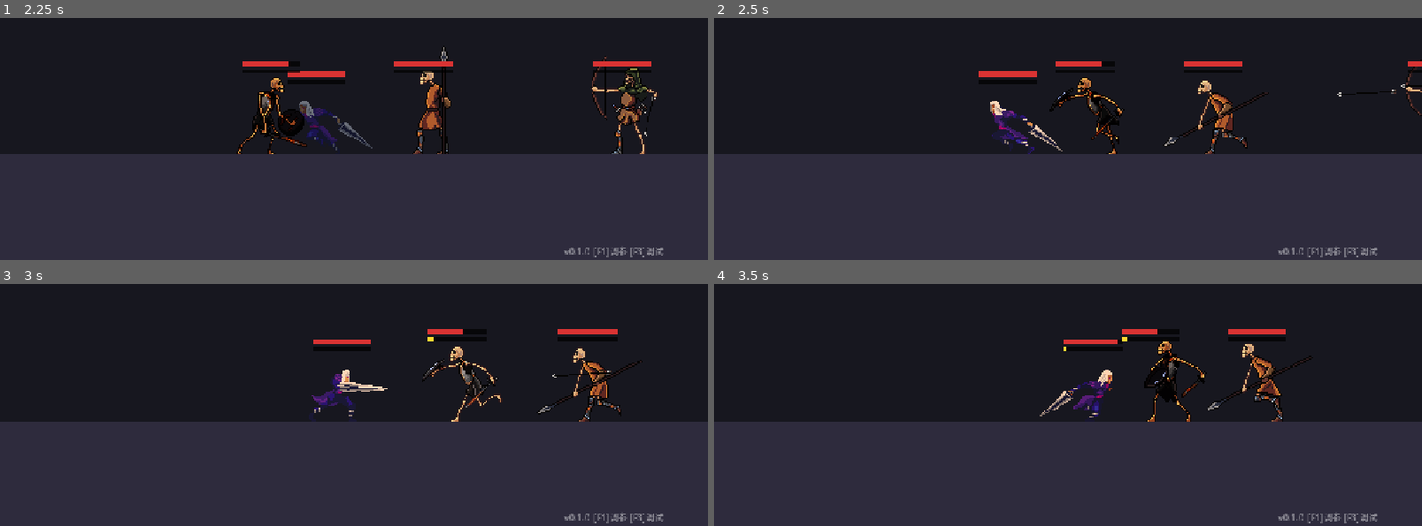
Above: before the commit, frames 1-4 (two rows, left to right).
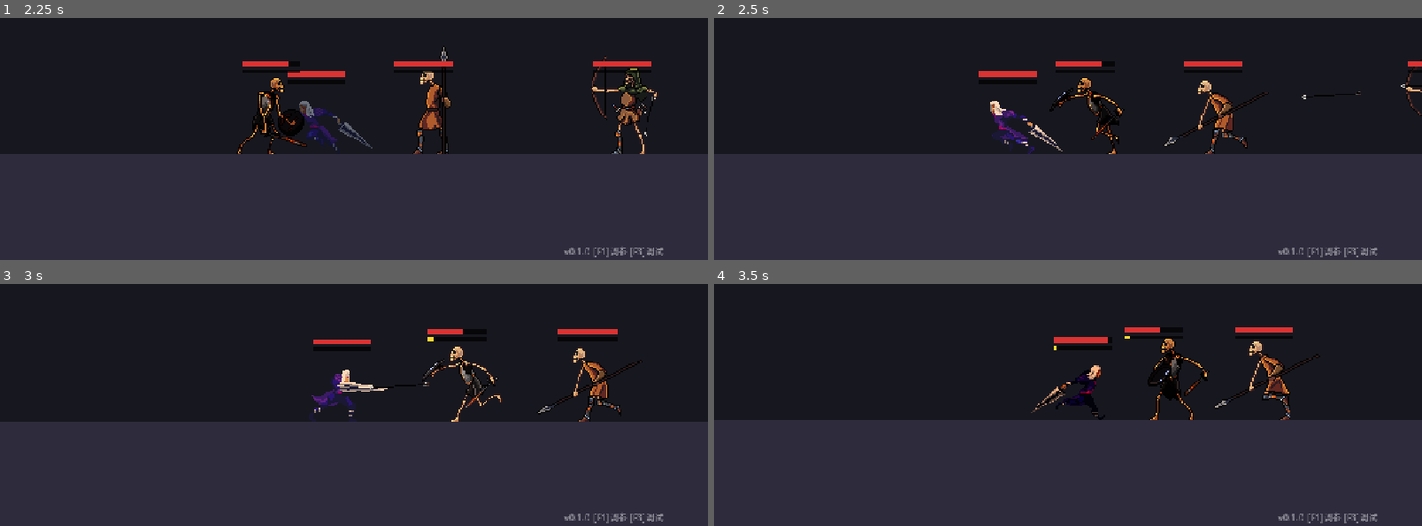
Above: after the commit, the same moments.

Repository: CyberpunkPsychosis/ai-game-engine
Game: Godot game, scene res://scenes/main.tscn
The game is run twice, just before and just after one commit, with the same random seed, the same clock (stepped at 60 frames per second) and the same inputs.
Inputs:
- Up to frame 1 (2.25 s): tap Enter at 0.5 s; hold D (move_right) 0.53-2.03 s; tap J (attack) at 0.6 s; tap Space (jump) at 0.77, 1.52 s; tap K (dash) at 1.35 s; hold A (move_left) from 2.03 s (still down); tap L (special) at 2.1 s
- Up to frame 2 (2.5 s): keep holding A (move_left)
- Up to frame 3 (3 s): release A (move_left) at 2.78 s; hold D (move_right) from 2.78 s (still down); tap J (attack) at 2.85 s
- Up to frame 4 (3.5 s): keep holding D (move_right); tap Space (jump) at 3.02 s

Frame 1 is identical in both runs. In frame 2, less than 0.1% of the frame differs, in the area x 83-97%, y 29-34%; in frame 3, 0.1%; in frame 4, 3.8%, in the area x 0-100%, y 17-57%.

Commit message:
弓骷髅手感调整：箭提速330→560、判定前移到箭尖、弹反提前触发

Diff:
--- a/scripts/arrow.gd
+++ b/scripts/arrow.gd
@@ -28,6 +28,7 @@
 	var r := RectangleShape2D.new()
 	r.size = Vector2(24, 8)
 	cs.shape = r
+	cs.position = Vector2(12, 0)   # 判定前移到箭尖：箭尖一到就触发(弹反/命中)，不用等箭身压上
 	add_child(cs)
 	add_to_group("arrow")
 
--- a/scripts/skel_archer.gd
+++ b/scripts/skel_archer.gd
@@ -75,7 +75,7 @@
 	if pl:
 		target = pl.global_position + Vector2(0.0, -30.0)               # 瞄准玩家躯干
 	var a := Arrow.new()
-	a.setup(target - from, 330.0)
+	a.setup(target - from, 560.0)   # 箭提速(330->560)，更利落
 	var scene := get_tree().current_scene
 	if scene:
 		scene.add_child(a)
--- a/scripts/test_room.gd
+++ b/scripts/test_room.gd
@@ -174,7 +174,7 @@
 			get_tree().quit()
 			return
 		var arr := _incoming_arrow()
-		var parry_now := arr != null and absf(arr.global_position.x - player.global_position.x) < 42.0
+		var parry_now := arr != null and absf(arr.global_position.x - player.global_position.x) < 120.0  # 提前弹(箭快了)，接箭尖
 		_demo_set("dash", parry_now)
 		return
 
